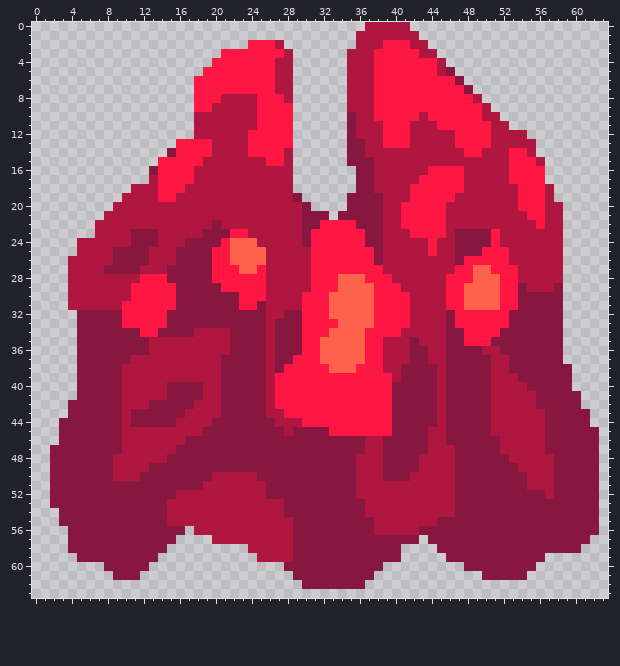
Pixel-art sprite, stored at sprites/blocks/units/time-accelerator.png. That is the earlier state.
The file is 64x64 pixels.
The result:
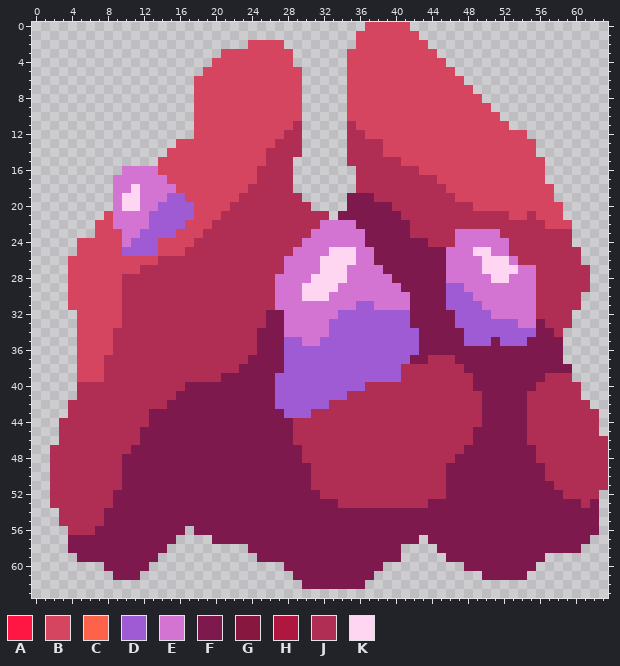
Palette (. is transparent): A #ff1744  B #d6455f  C #ff624a  D #9f5bd4  E #d474d2  F #7d194d  G #87173e  H #af1740  J #b02e53  K #ffd6f2
Change:
Changed rows in their new state; - is an unchanged pixel.
first column x 2:
 0 -----------------------------------BBBBB----------------------
 1 ----------------------------------BBBBBBB---------------------
 2 ----------------------BBBB--------BBBBBBBB--------------------
 3 -------------------BBBBBBBB------BBBBBBBBBB-------------------
 4 ------------------BBBBBBBBB------BBBBBBBBBBB------------------
 5 -----------------BBBBBBBBBBB-----BBBBBBBBBBBB-----------------
 6 ----------------BBBBBBBBBBBB-----BBBBBBBBBBBBB----------------
 7 ----------------BBBBBBBBBBBB-----BBBBBBBBBBBBBB---------------
 8 ----------------BBBBBBBBBBBB-----BBBBBBBBBBBBBBB--------------
 9 ----------------BBBBBBBBBBBB-----BBBBBBBBBBBBBBBB-------------
10 ----------------BBBBBBBBBBBB-----BBBBBBBBBBBBBBBBB------------
11 ----------------BBBBBBBBBBBJ-----JBBBBBBBBBBBBBBBBB-----------
12 ----------------BBBBBBBBBBJJ-----JJBBBBBBBBBBBBBBBBBB---------
13 --------------BBBBBBBBBBBJJJ-----JJJJBBBBBBBBBBBBBBBBB--------
14 -------------BBBBBBBBBBBJJJJ-----JJJJBBBBBBBBBBBBBBBBB--------
15 ------------BBBBBBBBBBBBJJJ------JJJJJJBBBBBBBBBBBBBBBB-------
16 --------EEEEBBBBBBBBBBBJJJJ-------JJJJJJJBBBBBBBBBBBBBB-------
17 -------EEEEEEBBBBBBBBBBJJJJ-------JJJJJJJJJBBBBBBBBBBBB-------
18 -------EEKEEEEBBBBBBBBJJJJJ-------JJJJJJJJJJBBBBBBBBBBBB------
19 -------EKKEEEDDBBBBBBJJJJJJJ-----FFFJJJJJJJJJBBBBBBBBBBB------
20 -------EKKEEDDDDBBBBJJJJJJJJJ----FFFFFJJJJJJJJJBBBBBBBBBB-----
21 ------BEEEEDDDDDBBBJJJJJJJJJJJJ-FFFFFFFJJJJJJJJJJJJBBJBBB-----
22 -----BBEEEEDDDDBBBJJJJJJJJJJJJEEEEFFFFFFJJJJJJJJJJJJJJJBBB----
23 -----BBBEEDDDDBBBJJJJJJJJJJJJEEEEEEFFFFFJJJJJEEEEEJJJJJJJJ----
24 ---BBBBBEDDDBBBBJJJJJJJJJJJJEEEEEEEFFFFFFFJJJEEEEEEJJJJJJJ----
25 ---BBBBBDDDDBBBJJJJJJJJJJJJEEEEKKKEEFFFFFFFFEEEKKEEJJJJJJJJ---
26 --BBBBBBBBBBJJJJJJJJJJJJJJEEEEKKKKEEFFFFFFFFEEEEKKKEJJJJJJJ---
27 --BBBBBBBBJJJJJJJJJJJJJJJJEEEEKKKEEEEFFFFFFFEEEEKKKKEEJJJJJJ--
28 --BBBBBBJJJJJJJJJJJJJJJJJEEEEKKKKEEEEEFFFFFFEEEEEKKEEEJJJJJJ--
29 --BBBBBBJJJJJJJJJJJJJJJJJEEEKKKKEEEEEEEFFFFFDDEEEEEEEEJJJJJJ--
30 --BBBBBBJJJJJJJJJJJJJJJJJEEEKKKEEEEEEEEEFFFFDDDEEEEEEEJJJJJ---
31 --BBBBBBJJJJJJJJJJJJJJJJJEEEEEEEEEDDEEEEFFFFDDDDEEEEEEJJJJJ---
32 ---BBBBBJJJJJJJJJJJJJJJJFFEEEEEEDDDDDDDDFFFFFDDDDEEEEEJJJJ----
33 ---BBBBBJJJJJJJJJJJJJJJJFFEEEEEDDDDDDDDDFFFFFDDDDDDDEEFJJJ----
34 ---BBBBJJJJJJJJJJJJJJJJFFFEEEEEDDDDDDDDDDFFFFFDDDDDDDDFFJ-----
35 ---BBBBJJJJJJJJJJJJJJJJFFFDDEEDDDDDDDDDDDFFFFFDDDFDDDFFFF-----
36 ---BBBBJJJJJJJJJJJJJJJJFFFDDDDDDDDDDDDDDDFFFFFFFFFFFFFFFF-----
37 ---BBBJJJJJJJJJJJJJJJJFFFFDDDDDDDDDDDDDDFFJJJFFFFFFFFFFFF-----
38 ---BBBJJJJJJJJJJJJJJJFFFFFDDDDDDDDDDDDDJJJJJJJFFFFFFFFFFFF----
39 ---BBBJJJJJJJJJJJJJFFFFFFDDDDDDDDDDDDDDJJJJJJJJFFFFFFFFJJJ----
40 ---JJJJJJJJJJJJFFFFFFFFFFDDDDDDDDDDJJJJJJJJJJJJFFFFFFFJJJJJ---
41 ---JJJJJJJJJJJFFFFFFFFFFFDDDDDDDDJJJJJJJJJJJJJJJFFFFFJJJJJJ---
42 --JJJJJJJJJJJFFFFFFFFFFFFDDDDDDJJJJJJJJJJJJJJJJJFFFFFJJJJJJJ--
43 --JJJJJJJJJFFFFFFFFFFFFFFFDDDJJJJJJJJJJJJJJJJJJJFFFFFJJJJJJJJ-
44 -JJJJJJJJJJFFFFFFFFFFFFFFFFJJJJJJJJJJJJJJJJJJJJJFFFFFJJJJJJJJ-
45 -JJJJJJJJJFFFFFFFFFFFFFFFFFJJJJJJJJJJJJJJJJJJJJFFFFFFJJJJJJJJ-
46 -JJJJJJJJJFFFFFFFFFFFFFFFFFJJJJJJJJJJJJJJJJJJJJFFFFFFJJJJJJJJJ
47 JJJJJJJJJFFFFFFFFFFFFFFFFFFFJJJJJJJJJJJJJJJJJJFFFFFFFFJJJJJJJJ
48 JJJJJJJJFFFFFFFFFFFFFFFFFFFFJJJJJJJJJJJJJJJJJFFFFFFFFFJJJJJJJJ
49 JJJJJJJJFFFFFFFFFFFFFFFFFFFFFJJJJJJJJJJJJJJJFFFFFFFFFFFJJJJJJJ
50 JJJJJJJJFFFFFFFFFFFFFFFFFFFFFJJJJJJJJJJJJJJJFFFFFFFFFFFJJJJJJJ
51 JJJJJJJJFFFFFFFFFFFFFFFFFFFFFJJJJJJJJJJJJJJJFFFFFFFFFFFFJJJJJJ
52 JJJJJJJFFFFFFFFFFFFFFFFFFFFFFFJJJJJJJJJJJJJJFFFFFFFFFFFFFJJJJ-
53 JJJJJJJFFFFFFFFFFFFFFFFFFFFFFFFFJJJJJJJJJJFFFFFFFFFFFFFFFFFJF-
54 -JJJJJFFFFFFFFFFFFFFFFFFFFFFFFFFFFFFFFFFFFFFFFFFFFFFFFFFFFFFF-
55 -JJJJJFFFFFFFFFFFFFFFFFFFFFFFFFFFFFFFFFFFFFFFFFFFFFFFFFFFFFFF-
56 --JJJFFFFFFFFFF-FFFFFFFFFFFFFFFFFFFFFFFFFFFFFFFFFFFFFFFFFFFFF-
57 --FFFFFFFFFFFF----FFFFFFFFFFFFFFFFFFFFFFF-FFFFFFFFFFFFFFFFFF--
58 --FFFFFFFFFFF---------FFFFFFFFFFFFFFFFF----FFFFFFFFFFFFFFFF---
59 ---FFFFFFFFF-----------FFFFFFFFFFFFFFFF-----FFFFFFFFFFF-------
60 ------FFFFF---------------FFFFFFFFFFF---------FFFFFFFF--------
61 -------FFF-----------------FFFFFFFFF------------FFFFF---------
62 ----------------------------FFFFFFF---------------------------
